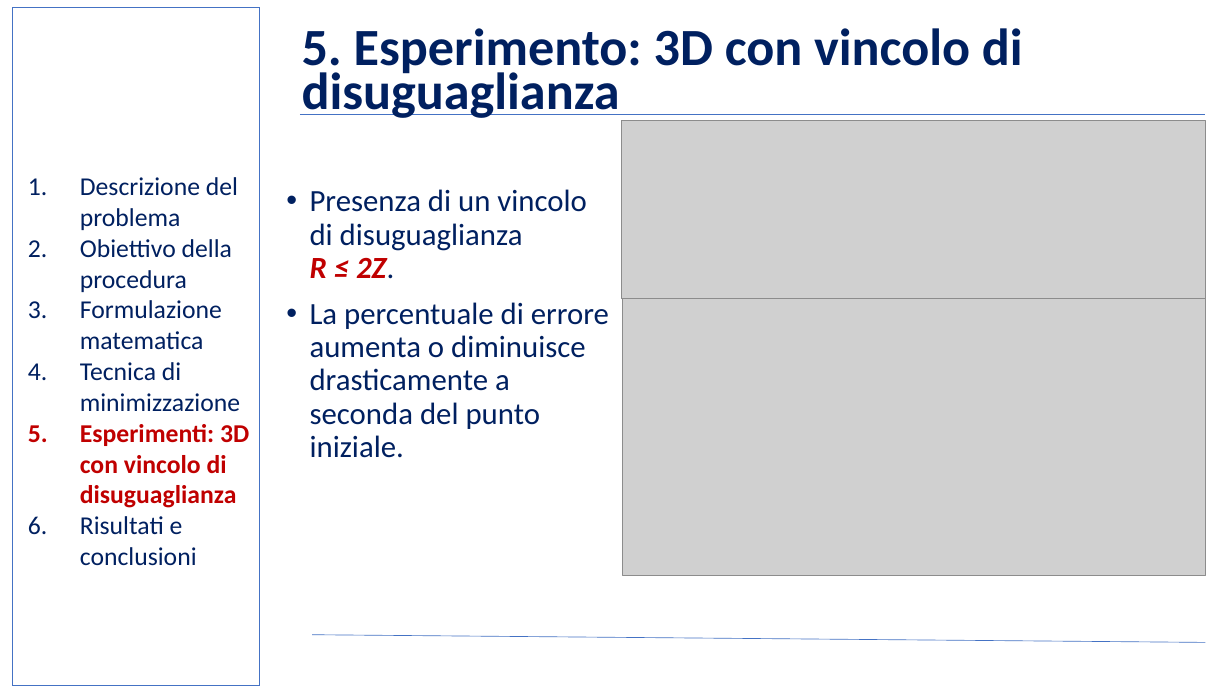
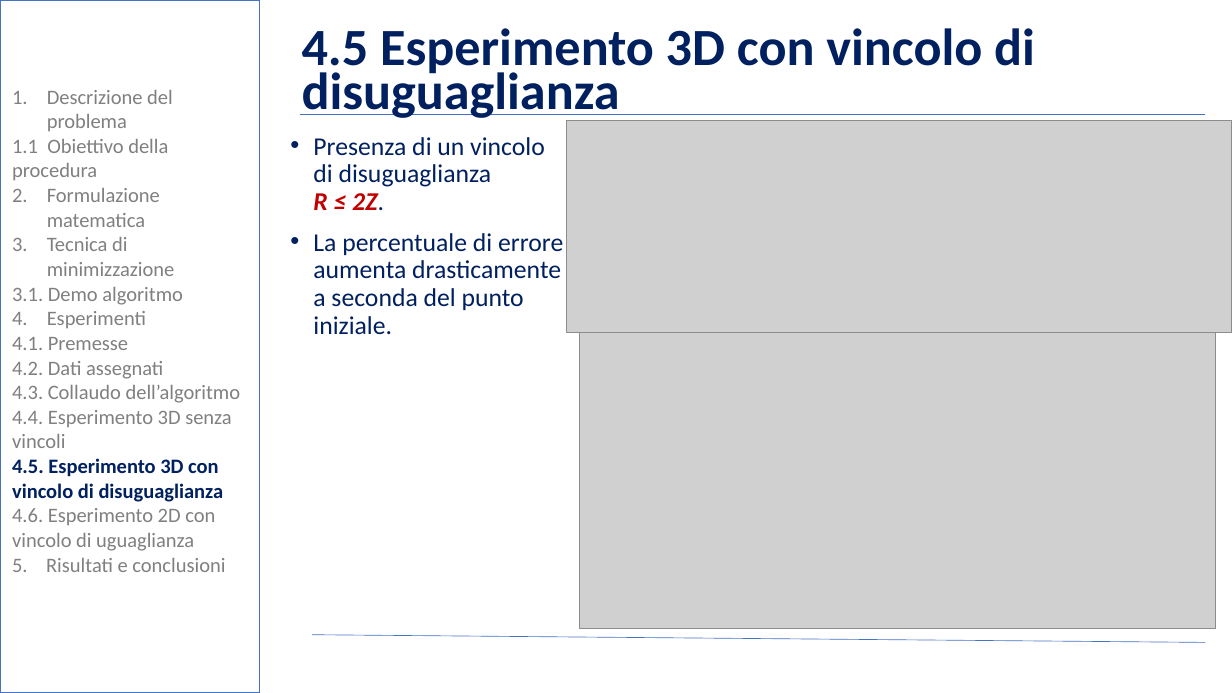
Before and after one commit to BernardoGiordano/NelderMeadMethod, a slide deck: slide 16 of writeup/Slides.pptx (slide 15 before the commit). Drawn at 1232x693 pixels with LibreOffice and Linux fonts; fonts in the diff are those of the drawing; grey boxes stand for pictures; background and template pictures are left out. Boxes give left, top, right and bottom in pixels: in the first picture for what was removed or moved away, otherwise in the second. Text is boxed around its words. In the diff, an @@ line names an element or a change of style, - is before the commit and + after.

```diff
--- a/writeup/Slides.pptx
+++ b/writeup/Slides.pptx
@@ rectangle: place and size @@
-rectangle at [13, 7, 260, 686]
+rectangle at [0, 0, 260, 693]
@@ rectangle at [0, 0, 260, 693]: fill none to #FFFFFF at 50% opacity @@
@@ text at [302, 28, 1035, 122]: text changed @@
-5. Esperimento: 3D con vincolo di disuguaglianza
+4.5 Esperimento 3D con vincolo di disuguaglianza
@@ text "Descrizione del problema": place and size @@
-text "Descrizione del problema" at [80, 177, 249, 566]
+text "Descrizione del problema" at [12, 90, 241, 572]
@@ text at [47, 90, 175, 276]: size 20 to 16 pt, text colour #002060 to #808080 in "Descrizione del problema", "Formulazione matematica", "Tecnica di minimizzazione"; indent changed @@
@@ text at [12, 139, 168, 180]: text changed; size 20 to 16 pt; text colour #002060 to #808080 @@
-2. Obiettivo della procedura
+1.1 Obiettivo della procedura
@@ text "Presenza di un vincolo di ...": place and size @@
-text "Presenza di un vincolo di ..." at [310, 189, 609, 458]
+text "Presenza di un vincolo di ..." at [313, 137, 563, 334]
@@ text at [313, 137, 545, 210]: size 24 to 20 pt in "Presenza di un vincolo di disuguaglianza R ..." @@
@@ picture: place and size @@
-picture at [621, 120, 1205, 299]
+picture at [567, 120, 1232, 333]
@@ text at [313, 233, 563, 334]: text changed; size 24 to 20 pt @@
-• La percentuale di errore aumenta o diminuisce drasticamente a
-  seconda del punto
-  iniziale.
+• La percentuale di errore aumenta drasticamente a seconda del punto
+  iniziale.
@@ text at [12, 287, 241, 572]: text changed; size 20 to 16 pt; text colour #C00000 to #808080; bold off @@
-5. Esperimenti: 3D con vincolo di disuguaglianza
-6. Risultati e conclusioni
+3.1. Demo algoritmo
+4. Esperimenti
+4.1. Premesse
+4.2. Dati assegnati
+4.3. Collaudo dell’algoritmo
+4.4. Esperimento 3D senza vincoli
+4.5. Esperimento 3D con vincolo di disuguaglianza
+4.6. Esperimento 2D con vincolo di uguaglianza
+5. Risultati e conclusioni
@@ picture: place and size @@
-picture at [623, 299, 1205, 576]
+picture at [579, 332, 1215, 628]
```
Also in this commit, not shown: 18 other slides changed, 1 slide added, 3 other files.
